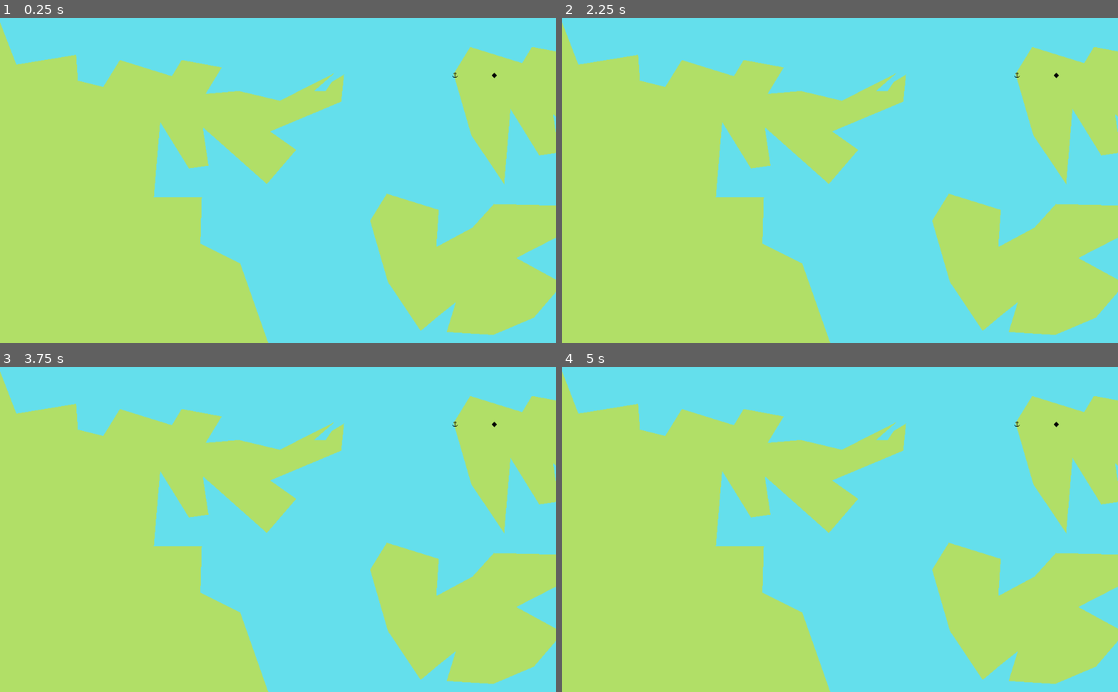
Above: before the commit, frames 1-4 (two rows, left to right).
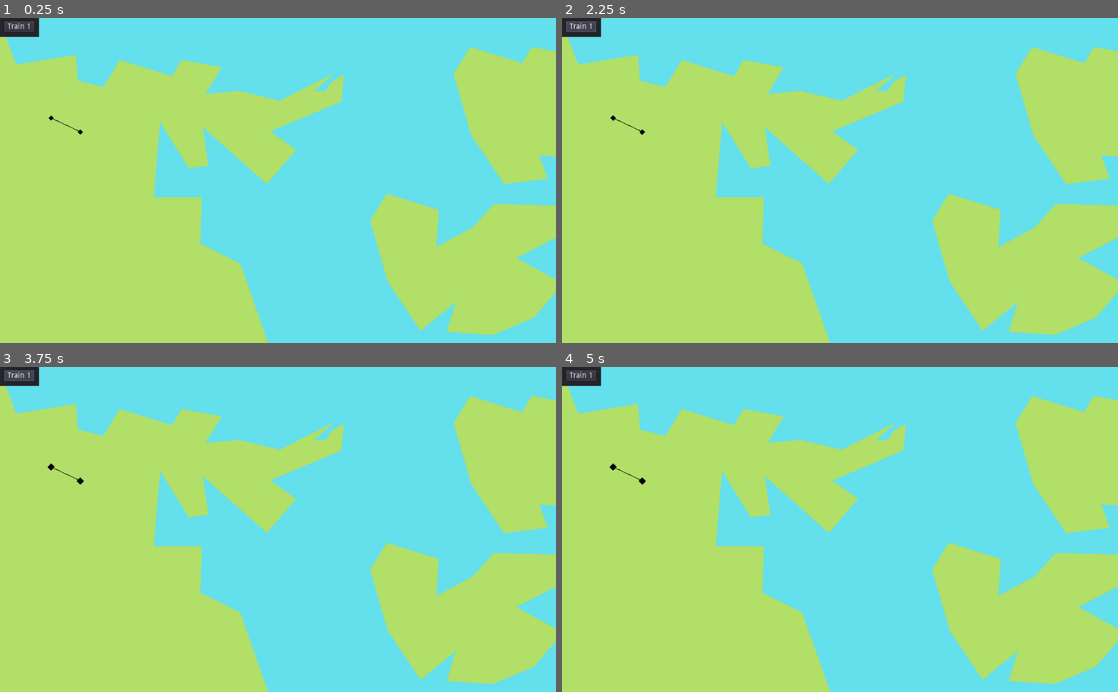
Above: after the commit, the same moments.

Repository: LeBoku/supply-chained
Game: Godot game, scene res://Game.tscn
Same seed, same stepped clock (60 frames per second), same inputs: the game is played once before the commit and once after it.
Inputs (mouse positions are in pixels of both pictures, inside the frame that each line leads up to):
- Up to frame 1 (0.25 s): no input
- Up to frame 2 (2.25 s): click (578, 27) at 0.5 s, where only the run after the commit has a clickable "Train 1"; click (612, 118) at 1.27 s; click (578, 27) at 2 s, where only the run after the commit has a clickable "Train 1"
- Up to frame 3 (3.75 s): click (50, 467) at 2.77 s; click (16, 376) at 3.5 s, where only the run after the commit has a clickable "Train 1"
- Up to frame 4 (5 s): click (612, 467) at 4.27 s

The runs differ from the first frame. In frame 1, 1.5% of the frame differs, in the area x 0-100%, y 0-52%; in frame 2, 1.5%; in frame 3, 1.5%; in frame 4, 1.5%.

Commit message:
Handle Train press

Diff:
--- /dev/null
+++ b/supply-chained/Game.gd
@@ -0,0 +1,6 @@
+extends Node2D
+
+func _on_train_pressed():
+	$Map.set_stations_enabled(true)
+	var station = yield($Map, "station_selected")
+	$Map.set_stations_enabled(false)
--- a/supply-chained/Game.tscn
+++ b/supply-chained/Game.tscn
@@ -1,14 +1,17 @@
-[gd_scene load_steps=3 format=2]
+[gd_scene load_steps=4 format=2]
 
-[ext_resource path="res://img/port.png" type="Texture" id=1]
-[ext_resource path="res://img/resource.png" type="Texture" id=2]
+[ext_resource path="res://Game.gd" type="Script" id=1]
+[ext_resource path="res://station/Mine.tscn" type="PackedScene" id=2]
+[ext_resource path="res://Map.gd" type="Script" id=4]
 
 [node name="Game" type="Node2D"]
+script = ExtResource( 1 )
 __meta__ = {
 "_edit_lock_": true
 }
 
 [node name="Map" type="Node2D" parent="."]
+script = ExtResource( 4 )
 __meta__ = {
 "_edit_lock_": true
 }
@@ -24,7 +27,7 @@
 [node name="Island 1" type="Polygon2D" parent="Map"]
 position = Vector2( 583.764, 19.3806 )
 color = Color( 0.698039, 0.878431, 0.407843, 1 )
-polygon = PoolVector2Array( 284.389, 197.286, 251.545, 83.92 …(152 unchanged characters)… 90, 111, 559, 166, 607, 200, 553, 263, 434.832, 158.085, 445.427, 229.069, 409.405, 234.367, 356.432, 148.55, 344.778, 287.34 )
+polygon = PoolVector2Array( 284.389, 197.286, 251.545, 83.92 …(152 unchanged characters)… 90, 111, 559, 166, 607, 200, 553, 263, 476.647, 234.074, 459.848, 237.434, 409.405, 234.367, 424.99, 277.332, 344.778, 287.34 )
 __meta__ = {
 "_edit_lock_": true
 }
@@ -37,12 +40,34 @@
 "_edit_lock_": true
 }
 
-[node name="Port" type="Sprite" parent="."]
-position = Vector2( 838.132, 105.318 )
-scale = Vector2( 0.2, 0.2 )
-texture = ExtResource( 1 )
+[node name="Mine" parent="Map" instance=ExtResource( 2 )]
+position = Vector2( 94.3333, 184.667 )
 
-[node name="Mine" type="Sprite" parent="."]
-position = Vector2( 910.384, 106.027 )
-scale = Vector2( 0.2, 0.2 )
-texture = ExtResource( 2 )
+[node name="Rail" type="Line2D" parent="Map"]
+position = Vector2( -820.283, 76.4114 )
+points = PoolVector2Array( 968.437, 133.763, 915.283, 108.589 )
+width = 1.0
+default_color = Color( 0, 0, 0, 1 )
+
+[node name="Town" parent="Map" instance=ExtResource( 2 )]
+position = Vector2( 148, 210.667 )
+
+[node name="Panel" type="Panel" parent="."]
+margin_right = 72.0
+margin_bottom = 35.0
+__meta__ = {
+"_edit_use_anchors_": false
+}
+
+[node name="Train 1" type="Button" parent="Panel"]
+margin_left = 7.66667
+margin_top = 5.66666
+margin_right = 62.6667
+margin_bottom = 25.6667
+text = "Train 1"
+__meta__ = {
+"_edit_use_anchors_": false
+}
+[connection signal="selected" from="Map/Mine" to="Map" method="_on_Mine_selected"]
+[connection signal="selected" from="Map/Town" to="Map" method="_on_Mine_selected"]
+[connection signal="pressed" from="Panel/Train 1" to="." method="_on_train_pressed"]
--- /dev/null
+++ b/supply-chained/Map.gd
@@ -0,0 +1,14 @@
+extends Node2D
+
+signal station_selected(Station)
+
+func _ready():
+	pass # Replace with function body.
+
+func set_stations_enabled(enabled:bool = true):
+	for s in get_tree().get_nodes_in_group('Station'):
+		var station := s as Station
+		station.set_enabled(enabled)
+
+func _on_Mine_selected(station: Station):
+	emit_signal("station_selected", station)
--- /dev/null
+++ b/supply-chained/Station.gd
@@ -0,0 +1,15 @@
+extends Sprite
+class_name Station
+
+signal selected(Station)
+
+func _ready():
+	$Tween.interpolate_property(self, "scale:x", 0.2, 0.3, .3)
+	$Tween.interpolate_property(self, "scale:y", 0.2, 0.3, .3)
+
+func set_enabled(enabled):
+	$Button.disabled = !enabled
+	$Tween.set_active(enabled)
+
+func _on_pressed():
+	emit_signal("selected", self)
--- a/supply-chained/project.godot
+++ b/supply-chained/project.godot
@@ -8,9 +8,14 @@
 
 config_version=4
 
-_global_script_classes=[  ]
+_global_script_classes=[ {
+"base": "Sprite",
+"class": "Station",
+"language": "GDScript",
+"path": "res://Station.gd"
+} ]
 _global_script_class_icons={
-
+"Station": ""
 }
 
 [application]
--- /dev/null
+++ b/supply-chained/station/Mine.tscn
@@ -0,0 +1,28 @@
+[gd_scene load_steps=3 format=2]
+
+[ext_resource path="res://Station.gd" type="Script" id=1]
+[ext_resource path="res://img/resource.png" type="Texture" id=2]
+
+[node name="Station" type="Sprite" groups=[
+"Station",
+]]
+light_mask = -2147483647
+scale = Vector2( 0.2, 0.2 )
+texture = ExtResource( 2 )
+script = ExtResource( 1 )
+
+[node name="Button" type="Button" parent="."]
+margin_left = -15.0
+margin_top = -15.0
+margin_right = 15.0
+margin_bottom = 15.0
+disabled = true
+flat = true
+__meta__ = {
+"_edit_use_anchors_": false
+}
+
+[node name="Tween" type="Tween" parent="."]
+repeat = true
+playback/repeat = true
+[connection signal="pressed" from="Button" to="." method="_on_pressed"]
Not shown, added: notes/sketch.pdn
Not shown, added: notes/sketch.png
